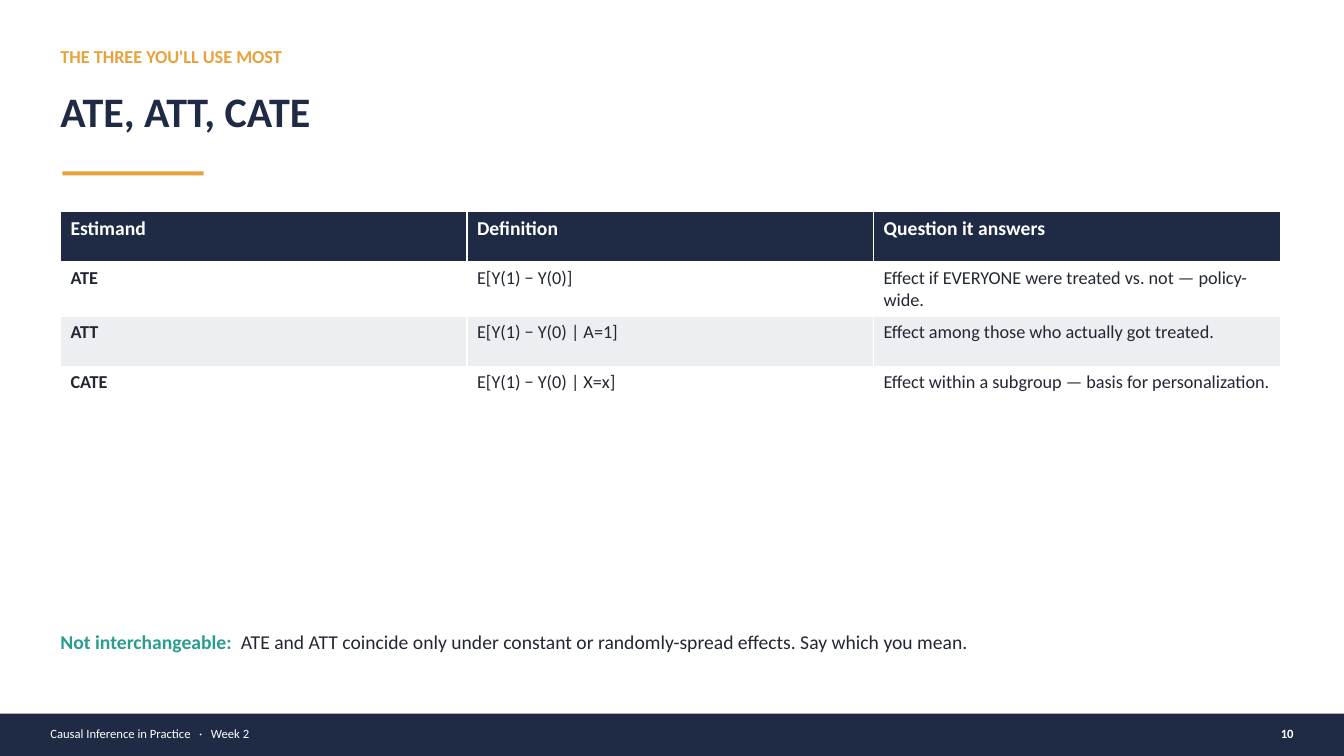
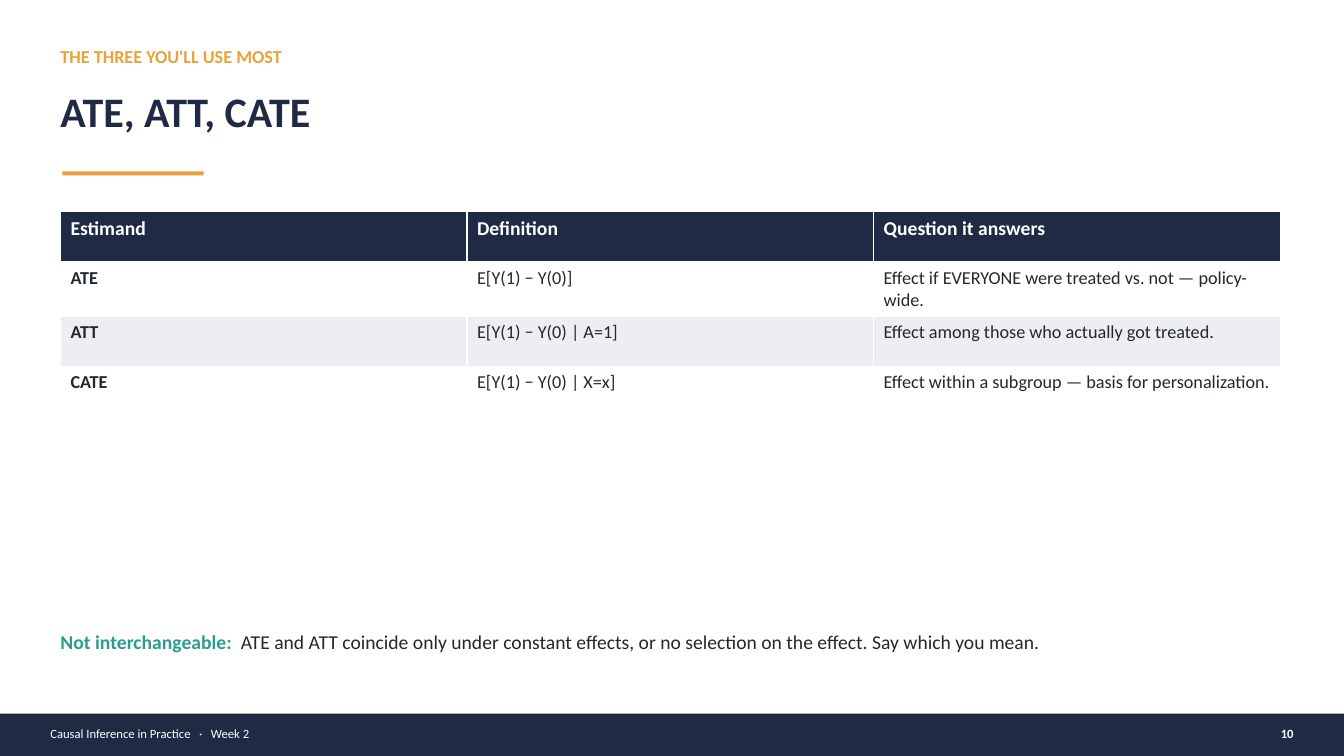
Before and after one commit to tvthienbk/biofx_python, a slide deck: slide 14 of Causal_Inference_Course/Week02_Potential_Outcomes/Week02_Potential_Outcomes_Lecture.pptx. Drawn at 1344x756 pixels with LibreOffice and Linux fonts; fonts in the diff are those of the drawing. Boxes give left, top, right and bottom in pixels: in the first picture for what was removed or moved away, otherwise in the second. Text is boxed around its words. In the diff, an @@ line names an element or a change of style, - is before the commit and + after.

```diff
--- a/Causal_Inference_Course/Week02_Potential_Outcomes/Week02_Potential_Outcomes_Lecture.pptx
+++ b/Causal_Inference_Course/Week02_Potential_Outcomes/Week02_Potential_Outcomes_Lecture.pptx
@@ text at [60,635,1039,653]: text changed @@
-Not interchangeable: ATE and ATT coincide only under constant or randomly-spread effects. Say which you mean.
+Not interchangeable: ATE and ATT coincide only under constant effects, or no selection on the effect. Say which you mean.
```
Also in this commit, not shown: 38 other files.
